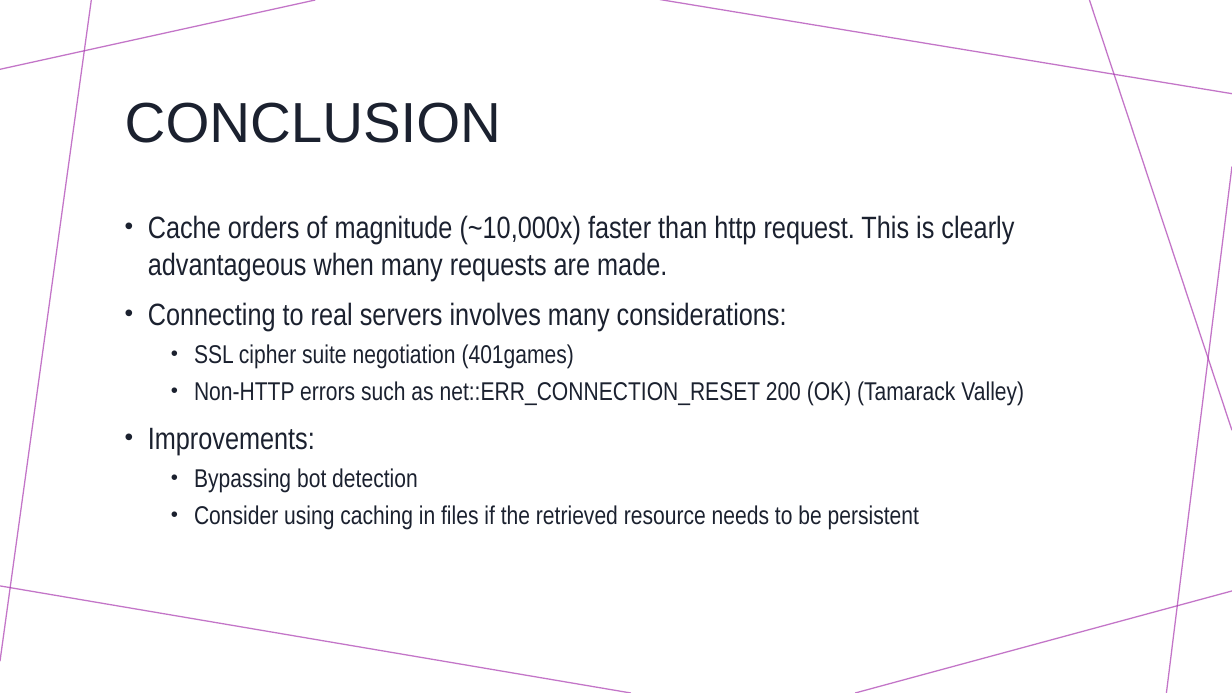
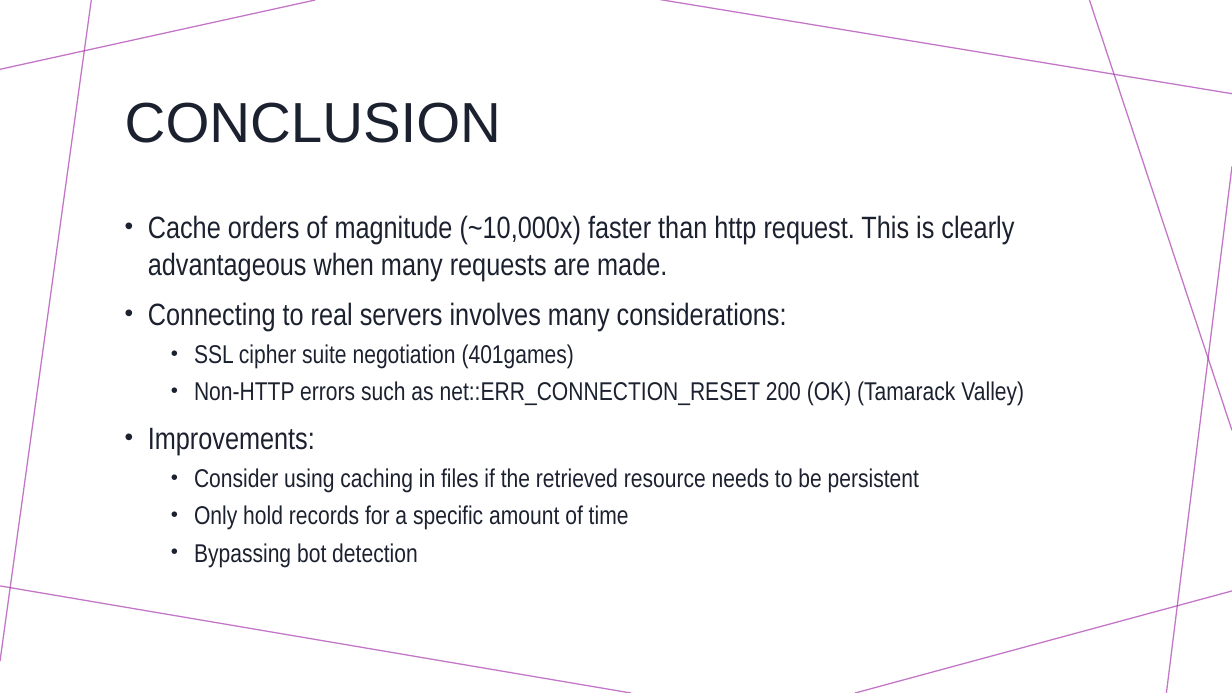
Before and after one commit to jcklama/CCPS706Project, a slide deck: slide 4 of CCPS_706_Presentation.pptx. Drawn at 1232x693 pixels with LibreOffice and Linux fonts; fonts in the diff are those of the drawing. Boxes give left, top, right and bottom in pixels: in the first picture for what was removed or moved away, otherwise in the second. Text is boxed around its words. In the diff, an @@ line names an element or a change of style, - is before the commit and + after.

```diff
--- a/CCPS_706_Presentation.pptx
+++ b/CCPS_706_Presentation.pptx
@@ text at (194,468,919,530): paragraphs added @@
+  • Consider using caching in files if the retrieved resource needs to be persistent
+  • Only hold records for a specific amount of time
@@ text at (194,505,919,530): paragraph removed @@
-  • Consider using caching in files if the retrieved resource needs to be persistent
```
Also in this commit, not shown: 1 other slide changed, 2 other files.
